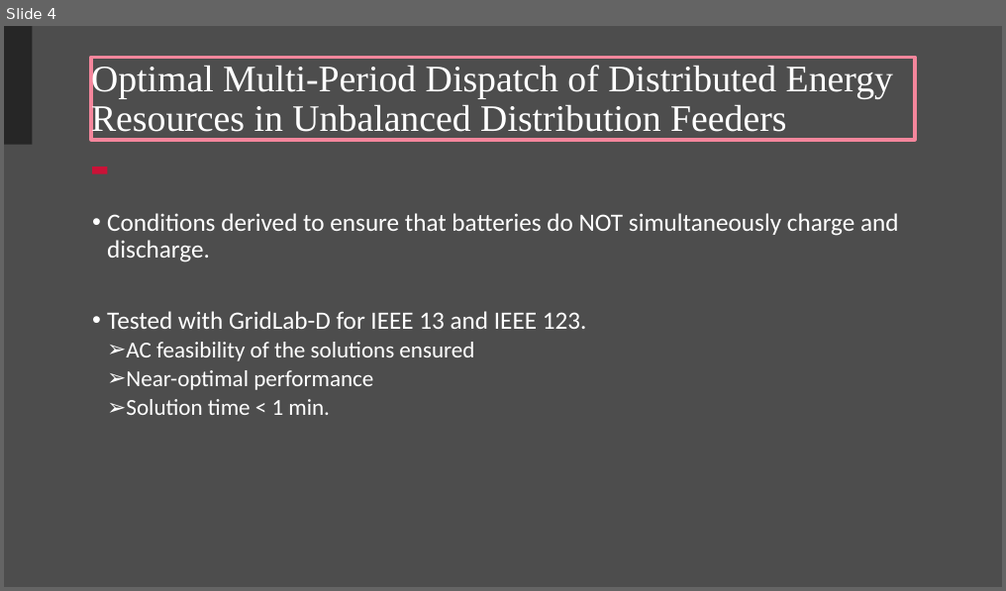
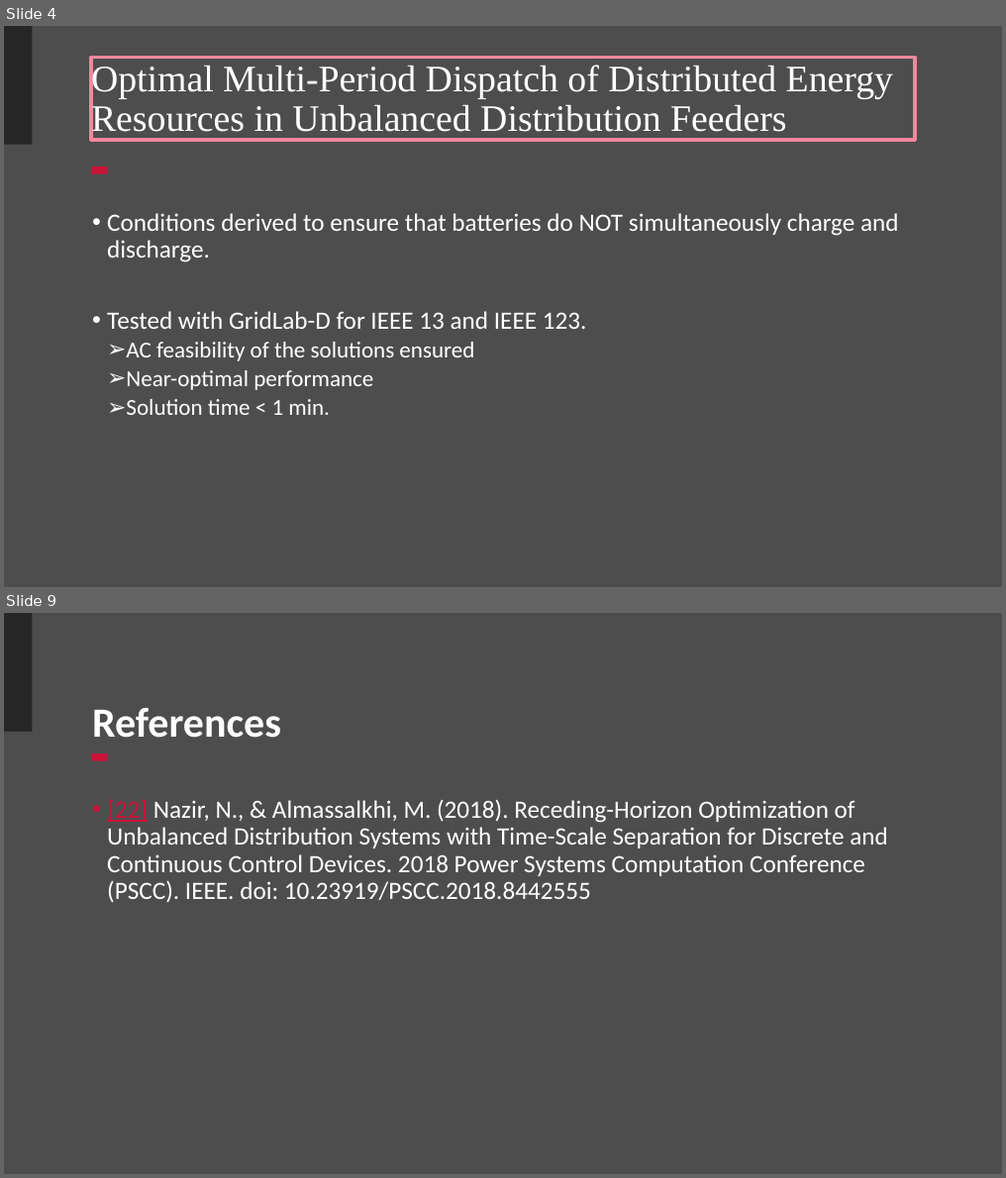
Before and after one commit to Realife-Brahmin/OriginalDocsHub, a slide deck: research_showcase/multiPeriodOptimization_aryan_ritwajeet_jha.pptx. Shown one above the other, each under a label of ours: slide 4 before the commit, slides 4 and 9 after it; the slides between them are not shown. The pictures are 1006x591 and 1006x1178 pixels, drawn with LibreOffice and Linux fonts; fonts in the diff are those of the drawing; background and template pictures are left out. Boxes give left, top, right and bottom in pixels: in the first picture for what was removed or moved away, otherwise in the second. Text is boxed around its words. In the diff, an @@ line names an element or a change of style, - is before the commit and + after.

```diff
--- a/research_showcase/multiPeriodOptimization_aryan_ritwajeet_jha.pptx
+++ b/research_showcase/multiPeriodOptimization_aryan_ritwajeet_jha.pptx
@@ slide 9 added at (x1=4, y1=613, x2=1002, y2=1174), background #4D4D4D; not listed: 2 template elements that a slide beside it also shows @@
@@ title added at (x1=92, y1=708, x2=281, y2=738), 40 pt, text #FFFFFF, bold @@
+References
@@ text added at (x1=107, y1=800, x2=888, y2=903), 24 pt, text #FFFFFF @@
+• [22] Nazir, N., & Almassalkhi, M. (2018). Receding-Horizon Optimization of Unbalanced Distribution Systems with Time-Scale Separation for Discrete and Continuous Control Devices. 2018 Power Systems Computation Conference (PSCC). IEEE. doi: 10.23919/PSCC.2018.8442555
```
Also in this commit, not shown: 3 other slides added.
